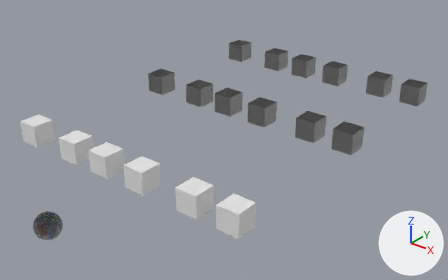
One commit to the Blender file gitsetup.blend: the scene before it, then after it.
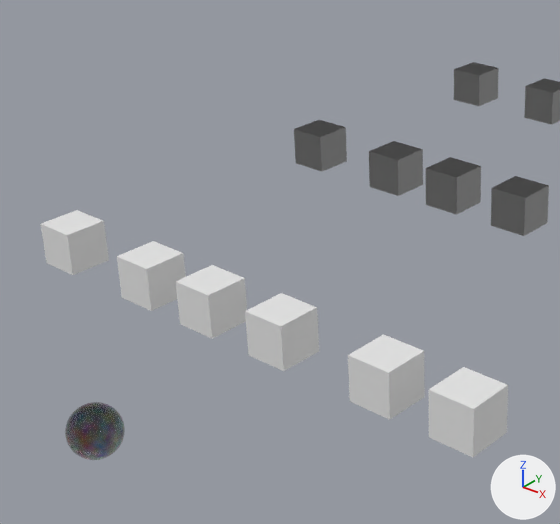
Old and new are each drawn whole from a camera (50 mm lens) standing at (31.9, -29.5, 23.9) and looking at (-0.6, 11.1, -1.2) and again close up on the part from 0% to 63% of the width and 3% to 97% of the height. The axes (+X, +Y, +Z) are drawn at lower right. The lights are the same throughout.
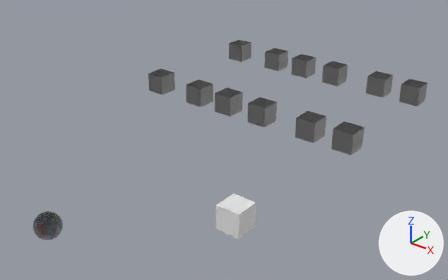
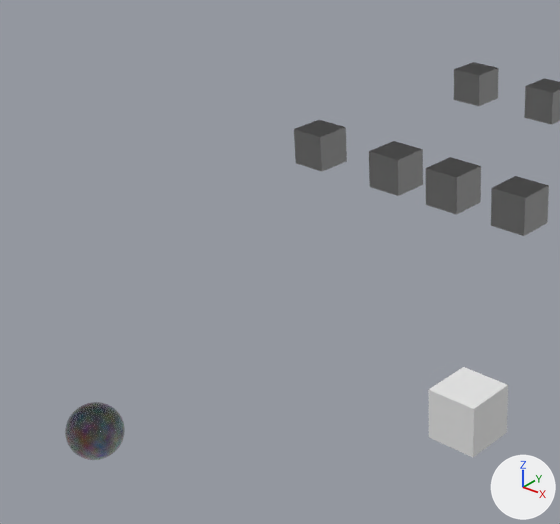
Boxes (x1, y1, x2, y2) around the edits, measured in the close-ups (560 x 524 px):
'Cube.001', deleted
    before: (348, 334, 425, 420)
'Cube', deleted
    before: (245, 293, 319, 371)
'Cube.005', deleted
    before: (175, 265, 247, 339)
'Cube.004', deleted
    before: (117, 241, 186, 311)
'Cube.003', deleted
    before: (40, 210, 109, 275)

The edits, one by one:
Object 'Cube' (ob_cube) is deleted.
Object 'Cube.001' (ob_cube_001) is deleted.
Object 'Cube.003' (ob_cube_003) is deleted.
Object 'Cube.004' (ob_cube_004) is deleted.
Object 'Cube.005' (ob_cube_005) is deleted.
